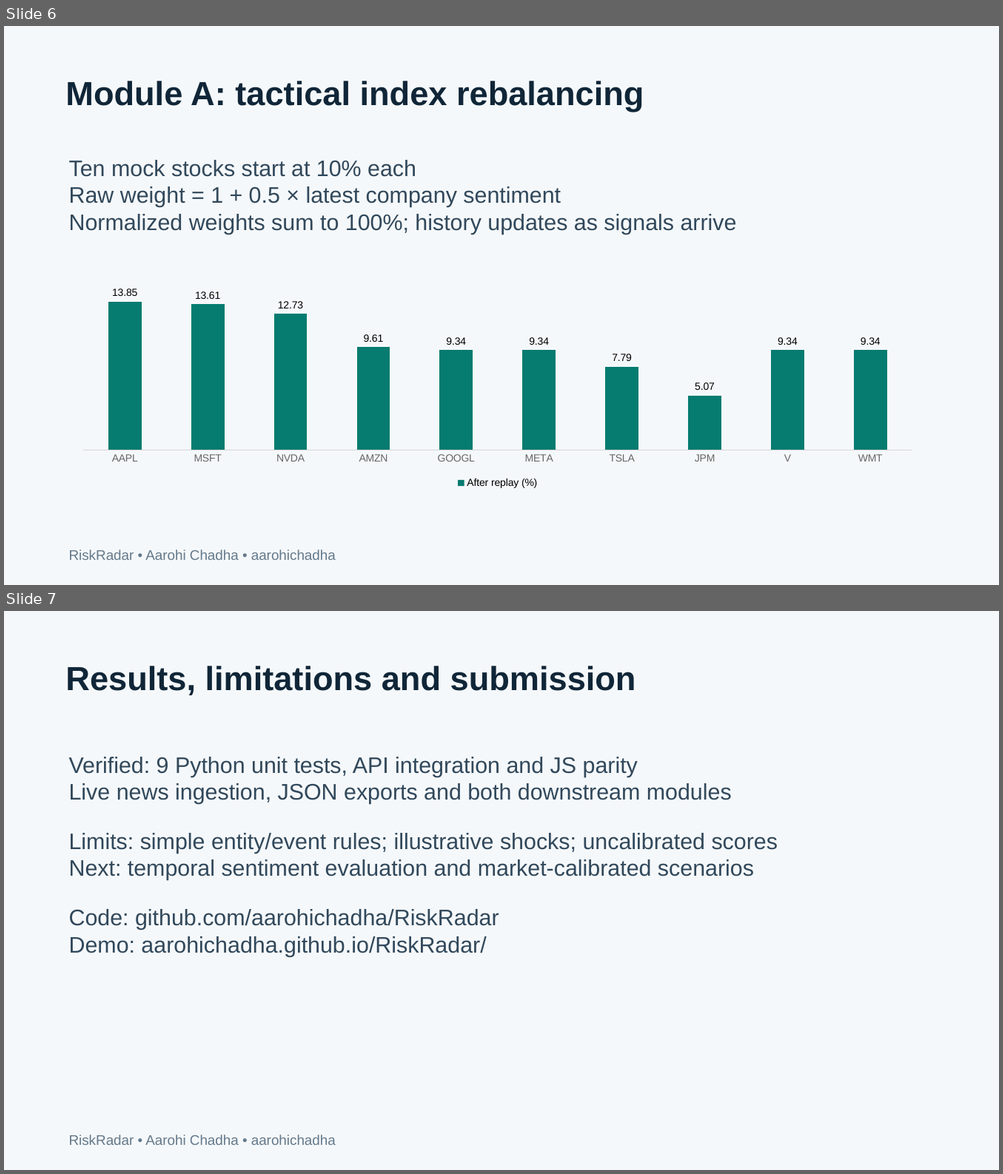
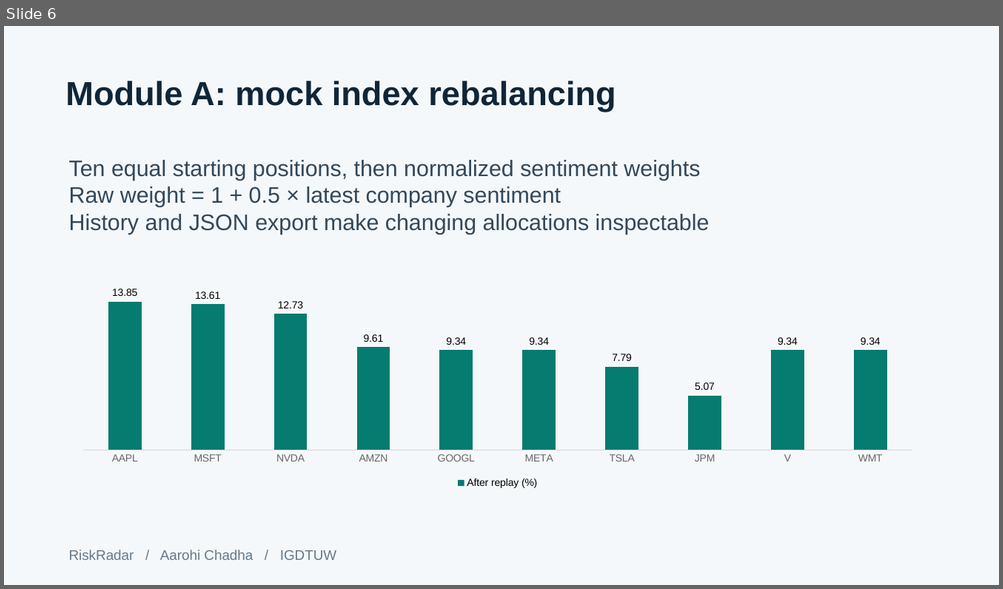
Before and after one commit to aarohichadha/RiskRadar, a slide deck: docs/RiskRadar-Presentation.pptx. Shown one above the other, each under a label of ours: slides 6 and 7 before the commit, slide 6 after it. The pictures are 1003x1174 and 1003x589 pixels, drawn with LibreOffice and Linux fonts; fonts in the diff are those of the drawing. Boxes give left, top, right and bottom in pixels: in the first picture for what was removed or moved away, otherwise in the second. Text is boxed around its words. In the diff, an @@ line names an element or a change of style, - is before the commit and + after.

```diff
--- a/docs/RiskRadar-Presentation.pptx
+++ b/docs/RiskRadar-Presentation.pptx
@@ slide 7 removed at (x1=4, y1=611, x2=999, y2=1170), background #F5F8FA @@
@@ text removed at (x1=65, y1=666, x2=636, y2=695) @@
-Results, limitations and submission
@@ text removed at (x1=69, y1=757, x2=778, y2=957) @@
-Verified: 9 Python unit tests, API integration and JS parity
-Live news ingestion, JSON exports and both downstream modules
-Limits: simple entity/event rules; illustrative shocks; uncalibrated scores
-Next: temporal sentiment evaluation and market-calibrated scenarios
-Code: github.com/aarohichadha/RiskRadar
-Demo: aarohichadha.github.io/RiskRadar/
@@ text removed at (x1=69, y1=1135, x2=336, y2=1145) @@
-RiskRadar • Aarohi Chadha • aarohichadha
@@ slide 6 changed as well @@
@@ text at (x1=65, y1=81, x2=615, y2=112): text changed @@
-Module A: tactical index rebalancing
+Module A: mock index rebalancing
@@ text at (x1=69, y1=160, x2=700, y2=181): text changed @@
-Ten mock stocks start at 10% each
+Ten equal starting positions, then normalized sentiment weights
@@ text at (x1=69, y1=214, x2=709, y2=235): text changed @@
-Normalized weights sum to 100%; history updates as signals arrive
+History and JSON export make changing allocations inspectable
@@ text at (x1=69, y1=550, x2=336, y2=560): text changed @@
-RiskRadar • Aarohi Chadha • aarohichadha
+RiskRadar / Aarohi Chadha / IGDTUW
```
Also in this commit, not shown: 2 other slides changed, 4 slides added, 3 other slides removed, 20 other files.
